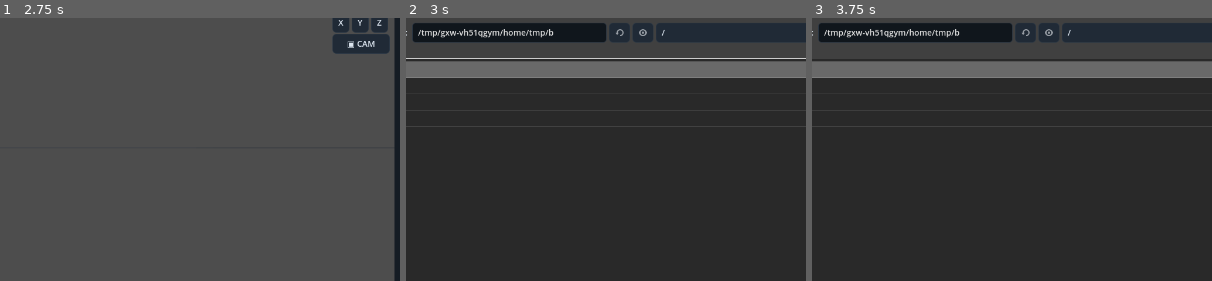
Above: before the commit, frames 1-3 (left to right).
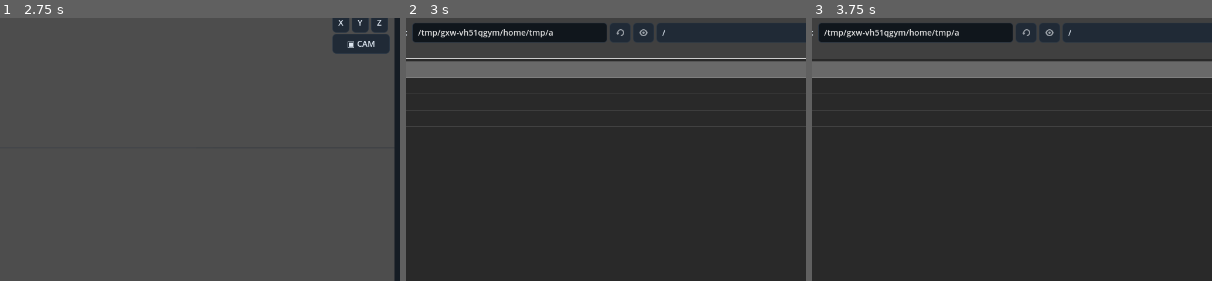
Above: after the commit, the same moments.

Repository: Onnevan/Kabuki
Game: Godot game, scene res://editor/main.tscn
The game is run twice, just before and just after one commit, with the same random seed, the same clock (stepped at 60 frames per second) and the same inputs.
Inputs (mouse positions are % of the whole screen's width and height, from its top left):
- Up to frame 1 (2.75 s): click "↶" at 0.5 s; click "↷" at 1.25 s; click "OPEN" at 2 s
- Up to frame 2 (3 s): click "＋ IMPORT" at 2.75 s
- Up to frame 3 (3.75 s): click (37, 77) at 3.52 s; type "12" at 3.6 s
The pictures show only the part of the screen within x 27-77%, y 15-65%; the shares and areas given below are measured in that part.

Frame 1 is identical in both runs. In frame 2, 0.1% of the frame differs, in the area x 35-65%, y 3-9%; in frame 3, 0.1%.

Commit message:
Avoid redundant flipbook texture uploads

Diff:
--- a/paint/reference_canvas.gd
+++ b/paint/reference_canvas.gd
@@ -9,6 +9,7 @@
 var guide_visible := true
 var flipbook_preview: MeshInstance3D
 var flipbook_texture: ImageTexture
+var flipbook_source_image: Image
 
 func setup(obj: MotionObject) -> void:
 	model = obj
@@ -87,13 +88,17 @@
 		flipbook_preview.material_override = mat
 		flipbook_preview.cast_shadow = GeometryInstance3D.SHADOW_CASTING_SETTING_OFF
 		add_child(flipbook_preview)
-	if flipbook_texture == null:
-		flipbook_texture = ImageTexture.create_from_image(image)
-	else:
-		if flipbook_texture.get_width() == image.get_width() and flipbook_texture.get_height() == image.get_height():
-			flipbook_texture.update(image)
+	# HOLD frames call this repeatedly with the exact same Image resource.
+	# Avoid re-uploading unchanged pixels to the GPU every animation frame.
+	if flipbook_source_image != image:
+		flipbook_source_image = image
+		if flipbook_texture == null:
+			flipbook_texture = ImageTexture.create_from_image(image)
 		else:
-			flipbook_texture = ImageTexture.create_from_image(image)
+			if flipbook_texture.get_width() == image.get_width() and flipbook_texture.get_height() == image.get_height():
+				flipbook_texture.update(image)
+			else:
+				flipbook_texture = ImageTexture.create_from_image(image)
 	var material := flipbook_preview.material_override as StandardMaterial3D
 	material.albedo_texture = flipbook_texture
 	flipbook_preview.visible = true
